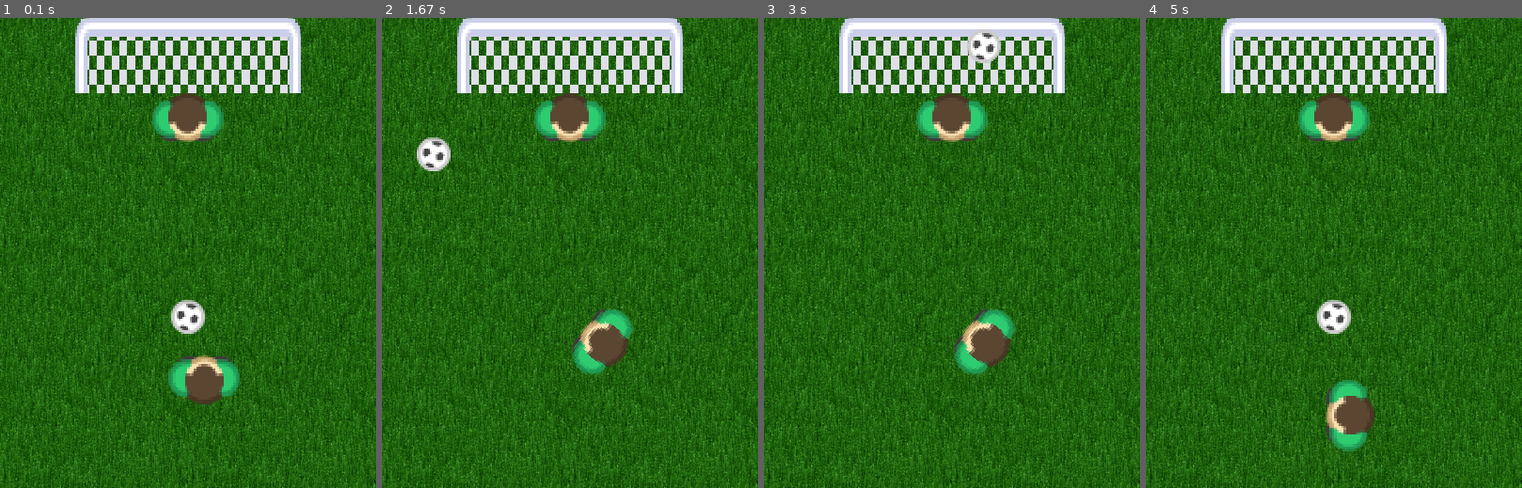
Above: before the commit, frames 1-4 (left to right).
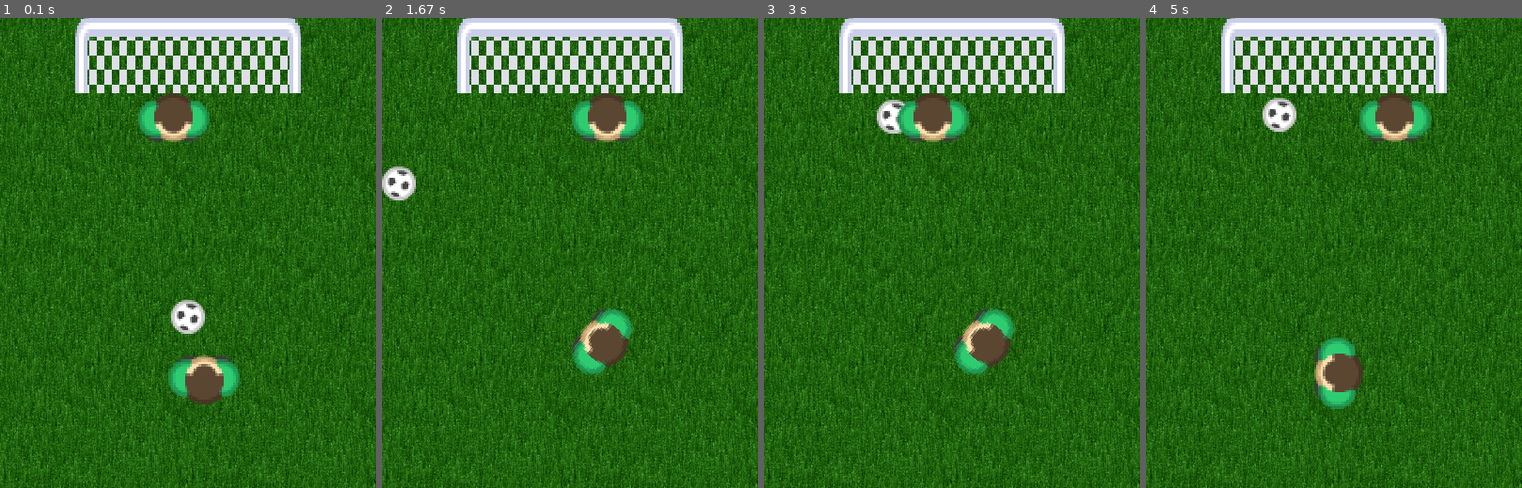
Above: after the commit, the same moments.

Repository: tara-nguyen/PyGame
Game: pygame game, started from MyFirstGameUsingClassesVer2.py
Two runs of this game, one before a commit and one after it. Both use one fixed random seed, a clock stepped at 60 frames per second and the inputs below.
Inputs:
- Up to frame 1 (0.1 s): no input
- Up to frame 2 (1.67 s): hold S 0.33-0.8 s; hold Right 0.33-0.8 s; hold Right 0.83-1.3 s; tap Space at 0.9, 1.2, 1.4 s; tap S at 0.98 s; hold Up 1.33-1.63 s
- Up to frame 3 (3 s): no input
- Up to frame 4 (5 s): hold Down 4.57-4.93 s; tap Space at 4.63 s; hold Left from 4.97 s (still down)

The runs differ from the first frame. In frame 1, 1.6% of the frame differs, in the area x 36-60%, y 16-27%; in frame 2, 3.5%; in frame 3, 2.7%; in frame 4, 6.7%, in the area x 31-76%, y 16-93%.

Commit message:
Add goalkeeper
Last step in [comment on adding goalkeeper](https://github.com/tara-nguyen/pygame-football/issues/1#issuecomment-683351220) in #1

Diff:
--- a/MyFirstGameUsingClassesVer2.py
+++ b/MyFirstGameUsingClassesVer2.py
@@ -1,7 +1,7 @@
 '''This is the main program for the second version of a mini-game of football/
 soccer in PyGame. Compared to the first version, this version adds a goalkeeper.'''
 
-import pygame, sys, random
+import pygame, sys, random, math
 import NonplayerClasses as nonplayer
 import PlayerClasses as player
 
@@ -33,8 +33,7 @@
 goalkeeper.blitBody(rotate=-180)
 striker.blitBody()
 
-# x-coordinates and size of the goal posts
-goalPosts = goal.getPosts()
+goalPosts = goal.getPosts()   # x-coordinates and size of the goal posts
 
 numPlayers = 2   # number of players
 
@@ -70,8 +69,9 @@
             pygame.quit()
             sys.exit()   # prevents getting an error message when quitting the game
 
-    gkHasBall = False
     striker.moved = False
+    ball.inGoal = False
+
     pressedKeys = pygame.key.get_pressed()
     # process keys used for player movements
     pressed, direction, moveType = bg.processMoveKeys(pressedKeys)
@@ -81,13 +81,11 @@
     if pressedKeys[pygame.K_s] == 1:
         # 's' key has been pressed --> player will kick the ball
         goalkeeper.kickBall(ball.getCenterPos(), ball.center, gkLFootIndex)
+        striker.kickBall(ball.getCenterPos(), ball.center, ball.gkCaught,
+                         strikerLFootIndex)
         # The ball will move if the foot touches it.
-        if goalkeeper.touchedBall:   # goalkeeper has the ball
-            gkHasBall = True
-        striker.kickBall(ball.getCenterPos(), ball.center, gkHasBall,
-                         strikerLFootIndex)
         if goalkeeper.touchedBall or striker.touchedBall:
-            # player's current rotation
+            # players' current rotations
             playerRots = goalkeeper.getRotation(), striker.getRotation()
             # midpoint of the line connecting the player's feet at their centers
             feetMidpoints = goalkeeper.getMidpoint(), striker.getMidpoint()
@@ -95,15 +93,58 @@
             minDist = ball.center[1] + striker.bodyCenterStart[1] + \
                       striker.feetOut - 3
             if goalkeeper.touchedBall:   # goalkeeper kicks the ball
-                ball.moveBall(goalkeeper.getBodyAngle(ball.getCenterPos()),
-                              random.uniform(18,22), goalPosts, 2, playerRots,
-                              feetMidpoints, minDist, pressedKeys)
+                # angle (measured in degrees) of the body with respect to the
+                # y-axis pointing down from the ball
+                bodyAngle = goalkeeper.getBodyAngle(ball.getCenterPos())
+                # angle (measured in degrees) at which the ball will move, with
+                # respect to the y-axis pointing up from the current ball center
+                ball.setMovingAngle(random.uniform(bodyAngle-1, bodyAngle+1))
+                # initial step size
+                stepSize = random.uniform(18, 22)
+                ball.setFirstStep(stepSize)
+                ball.moving = True
+                while ball.moving and round(stepSize) > 0:
+                    # move goalkeeper between goal posts
+                    goalkeeper.move(goalPosts)
+                    goalkeeper.updatePlayer(gkLFootIndex, gkBodyIndex)
+                    if ball.checkGoal(goalPosts):   # ball in goal
+                        ball.inGoal = True
+                    ball.move(stepSize, goalPosts, numPlayers, playerRots,
+                              feetMidpoints, minDist)
+                    # new step size
+                    stepSize = math.sqrt(ball.stepX**2+ball.stepY**2)
             else:   # striker kicks the ball
-                ball.moveBall(striker.getBodyAngle(ball.getCenterPos()),
-                              random.uniform(18,22), goalPosts, 2, playerRots,
-                              feetMidpoints, minDist, pressedKeys)
+                # angle (measured in degrees) of the body with respect to the
+                # y-axis pointing down from the ball
+                bodyAngle = striker.getBodyAngle(ball.getCenterPos())
+                # angle (measured in degrees) at which the ball will move, with
+                # respect to the y-axis pointing up from the current ball center
+                ball.setMovingAngle(random.uniform(bodyAngle-1, bodyAngle+1))
+                # initial step size
+                stepSize = random.uniform(18, 22)
+                ball.setFirstStep(stepSize)
+                ball.moving = True
+                while ball.moving and round(stepSize) > 0:
+                    # move goalkeeper between goal posts
+                    goalkeeper.move(goalPosts)
+                    goalkeeper.updatePlayer(gkLFootIndex, gkBodyIndex)
+                    if ball.checkGoal(goalPosts):   # ball in goal
+                        ball.inGoal = True
+                    ball.move(stepSize, goalPosts, numPlayers, playerRots,
+                              feetMidpoints, minDist)
+                    # new step size
+                    stepSize = math.sqrt(ball.stepX**2+ball.stepY**2)
+
+    # If in goal, the ball will be return to its original position after it has
+    # stopped moving.
+    if ball.inGoal:
+        ball.resetBall()
+
+    goalkeeper.move(goalPosts)   # move goalkeeper between goal posts
+    goalkeeper.updatePlayer(gkLFootIndex, gkBodyIndex)   # update player
 
     if striker.moved:
-        # update player position
+        # update player
         striker.updatePlayer(strikerLFootIndex, strikerBodyIndex)
-    bg.updateDisplay()   # update display to show change
+
+    bg.updateDisplay()   # update display to show changes
--- a/NonplayerClasses.py
+++ b/NonplayerClasses.py
@@ -246,7 +246,7 @@
     setMovingAngle, getMovingAngle, getSinCos, setFirstStep, setStep, getStep,
     setVelocity, getVelocity, decrementStep, getExtremes, setFinalStep1,
     setFinalStep2, hitGoalPosts, bounceBack, checkBouncing, hitPlayer,
-    checkGoal, moveBall, resetBall, and updateBall.
+    checkGoal, move, resetBall, and updateBall.
     To get a brief description of each method, use the following syntax:
         <module name as imported>.Ball.<method name>.__doc__'''
     def __init__(self, screenSize):
@@ -254,6 +254,7 @@
         Game.__init__(self, screenSize)   # initialize the parent class
         self.ball = None   # contains nothing
         self.diameter = 36
+        self.gkCaught = False
 
     def load(self, imageName):
         '''This function loads the ball image into PyGame.'''
@@ -470,11 +471,12 @@
         The ball will stop moving if it hits the player from the front, but will
         bounce back if it hits the player from the back.
         numPlayers is the number of players in the game.
-        playerRots is a tuple of the current rotations of the players (angles
-        measured in degrees).
+        playerRots is a tuple of the players' current rotations (angles measured
+        in degrees). The goalkeeper's comes first.
         feetMidpoints is a tuple of the midpoint of the line connecting each
-        player's feet at their centers.
+        player's feet at their centers. Again, the goalkeeper's comes first.
         minDist is the nearest distance to each player that the ball can get.'''
+        self.gkCaught = False   # ball hasn't been caught by the goalkeeper
         for i in range(numPlayers):
             # distance from ball to the midpoint, and angle (measured in
             # degrees) of the ball with respect to the y-axis pointing down
@@ -485,14 +487,15 @@
             # angle just computed
             angleDiff = abs(playerRots[i] - angle)
             if dist <= minDist:
-                if angleDiff >= 100 and angleDiff <= 260:
+                if angleDiff >= 110 and angleDiff <= 250:
                     # ball reaches the front of the player's body
-                    # stop moving
-                    self.stepX = 0
-                    self.stepY = 0
+                    self.setStep(0, 0)   # stop moving
+                    if i == 0:   # the player is the goalkeper
+                        self.gkCaught = True
                 else:
                     # ball reaches the back of the player's body --> bounce back
                     self.bounceBack(random.choice(['x','y']))
+                    print('reached body back')
 
     def checkGoal(self, goalPosts):
         '''This function checks if the player has scored.
@@ -505,62 +508,46 @@
         else:
             return False
 
-    def moveBall(self, bodyAngle, stepSize, goalPosts, numPlayers, playerRots,
-                 feetMidpoints, minDist, pressedKeys):
+    def move(self, stepSize, goalPosts, numPlayers, playerRots, feetMidpoints,
+             minDist):
         '''This function handles ball movements when the ball is kicked.
-        bodyAngle is the angle (measured in degrees) of the body with respect to
-        the y-axis pointing down from the ball.
         goalPosts denotes the x-coordinates and size of the goal posts.
         numPlayers is the number of players in the game.
         playerRots is a tuple of the current rotations of the players (angles
         measured in degrees).
         feetMidpoints is a tuple of the midpoint of the line connecting each
         player's feet at their centers.
-        minDist is the nearest distance to each player that the ball can get.
-        pressedKeys is pygame.key.get_pressed(), which tells us which key has
-        been pressed.'''
-        # angle (measured in degrees) at which the ball will move, with respect
-        # to the y-axis pointing up from the current ball center
-        self.setMovingAngle(random.uniform(bodyAngle-1, bodyAngle+1))
-        self.setFirstStep(stepSize)   # initial step size
-        scored = False
-        while round(stepSize) > 0:
-            self.setVelocity()
-            if self.checkGoal(goalPosts):   # player has scored
-                scored = True
-            # set the size of the final step before the ball reaches either the
-            # screen boundaries or the goal posts
-            self.setFinalStep2(goalPosts)
+        minDist is the nearest distance to each player that the ball can get.'''
+        self.setVelocity()   # ball's velocity
+        # set the size of the final step before the ball reaches either the
+        # screen boundaries or the goal posts
+        self.setFinalStep2(goalPosts)
+        # new coordinates of the ball center
+        self.setCenterPos(self.getCenterPos()[0]-self.stepX,
+                          self.getCenterPos()[1]-self.stepY)
+        # update ball position and update display to show movement
+        self.updateBall()
+        stepX, stepY = self.getStep()   # current step size
+        if self.checkBouncing(goalPosts):
+            # ball bouncing back after hitting either the screen boundaries
+            # or the goal posts
             # new coordinates of the ball center
             self.setCenterPos(self.getCenterPos()[0]-self.stepX,
                               self.getCenterPos()[1]-self.stepY)
             # update ball position and update display to show movement
             self.updateBall()
-            stepX, stepY = self.getStep()   # current step size
-            if self.checkBouncing(goalPosts):
-                # ball bouncing back after hitting either the screen boundaries
-                # or the goal posts
-                # new coordinates of the ball center
-                self.setCenterPos(self.getCenterPos()[0]-self.stepX,
-                                  self.getCenterPos()[1]-self.stepY)
-                # update ball position and update display to show movement
-                self.updateBall()
-            # movement when ball hits player
-            self.hitPlayer(numPlayers, playerRots, feetMidpoints, minDist)
-            if self.stepX == 0 and self.stepY == 0:   # ball has stopped moving
-                break   # get out of while loop
-            elif self.stepX != stepX or self.stepY != stepY:
-                # new coordinates of the ball center
-                self.setCenterPos(self.getCenterPos()[0]-self.stepX,
-                                  self.getCenterPos()[1]-self.stepY)
-                # update ball position and update display to show movement
-                self.updateBall()
+        # movement when ball hits player
+        self.hitPlayer(numPlayers, playerRots, feetMidpoints, minDist)
+        if self.stepX == 0 and self.stepY == 0:   # ball has stopped moving
+            self.moving = False
+        elif self.stepX != stepX or self.stepY != stepY:
+            # new coordinates of the ball center
+            self.setCenterPos(self.getCenterPos()[0]-self.stepX,
+                              self.getCenterPos()[1]-self.stepY)
+            # update ball position and update display to show movement
+            self.updateBall()
+        if self.moving:
             self.decrementStep()   # decrement step size
-            stepSize = math.sqrt(self.stepX**2+self.stepY**2)   # new step size
-        # If the player scores, the ball will be return to its original position
-        # after it has stopped moving.
-        if scored:
-            self.resetBall()
 
     def resetBall(self):
         '''This function puts the ball at its original position after the
--- a/PlayerClasses.py
+++ b/PlayerClasses.py
@@ -14,7 +14,7 @@
     getCenter, setCenterPos, getCenterPos, getMidpoint, getRotation,
     setMovingRotation, getMovingRotation, getBodyAngle, getFootAngle,
     feetToFront, setStep, getDistanceMoved, getDistanceToBall, getSinCos,
-    getEnding, moveAroundBall, moveStraight, moveToBall, move, updatePlayer,
+    getEnding, moveAroundBall, moveStraight, moveToBall, updatePlayer,
     updateFeet, chooseKickingFoot, prepareBallKick, updateKickingFoot, and
     checkBallTouch.
     To get a brief description of each method, use the following syntax:
@@ -64,6 +64,7 @@
         # holder variables for the centers at the start of the program
         self.footCenterStart = self.footCenter
         self.bodyCenterStart = self.bodyCenter
+        print(self.bodyCenterStart)
         # coordinates of the body center at the start of the program
         self.bodyCenterPos = (self.bodyStartPos[0]+self.bodyCenterStart[0],
                               self.bodyStartPos[1]+self.bodyCenterStart[1])
@@ -269,11 +270,11 @@
 
     def moveAroundBall(self, ballCenterPos, direction):
         '''This function rotates both the feet and the body around the ball.
-        ballCenterPos is the coordinates of the ball center.
+        ballCenterPos is the coordinates of the ball's center.
         direction denotes which way the body/foot will move.'''
         self.setStep(10, 10)   # set step size
         # current angle (measured in degrees) of the body with respect to the
-        # y-axis pointing down from the ball
+        # y-axis pointing down from the target
         bodyAngle = self.getBodyAngle(ballCenterPos)
         # rotate body
         newCenterPos, rotate = move.moveCircle(
@@ -327,13 +328,14 @@
                 # player facing the wrong direction
                 self.feetToFront(newCenterPos)   # move feet to front of body
 
-    def moveToBall(self, ballCenterPos, ballCenter):
+    def moveToBall(self, ballCenter, ballCenterPos):
         '''This function moves both the feet and the body toward the ball.
-        ballCenterPos is the coordinates of the ball center.'''
-        # point to which the body will move and the direction the body will
-        # face when it reaches the endpoint (angle measured in degrees)
+        ballCenter is the ball's center and ballCenterPos is its coordinates.'''
+        # point to which the body will move and direction the player will
+        # face when he reaches that point
         endPoint, endAngle = self.getEnding(
-            ballCenterPos, self.bodyCenterStart[1]+self.feetOut+ballCenter[1],
+            ballCenterPos,
+            self.bodyCenterStart[1]+self.feetOut+ballCenter[1],
             self.getBodyAngle(ballCenterPos))
         # move body
         newCenterPos, rotate = move.moveToPoint(
@@ -353,22 +355,11 @@
                               self.getCenterPos()[1][1]+moveY)
             self.feetToFront(endPoint)   # move feet to front of body
 
-    def move(self, moveType, direction, ballCenter, ballCenterPos):
-        '''This function moves the player according to the specified type
-        of movement.
-        ballCenter is the ball center and ballCenterPos is its coordinates.'''
-        if moveType == 'circle':
-            self.moveAroundBall(ballCenterPos, direction)
-        elif moveType == 'straight':
-            self.moveStraight(direction)
-        else:
-            self.moveToBall(ballCenterPos, ballCenter)
-
     def updatePlayer(self, lFootIndex, bodyIndex):
         '''This function updates the positions and rotations of both the body
         and the feet.
         lFootIndex and bodyIndex are the indexes of the left foot and of the
-        body, respectively, in allThings and in allPos.'''
+        body, respectively, in the list of everything on the screen.'''
         moved = (self.lFoot, self.rFoot, self.body,
                  self.footStart, self.footStart, self.bodyStart)
         # new coordinates of the centers of the feet and the body
@@ -495,8 +486,8 @@
             self.touchedBall = False
 
 class Goalkeeper(Player):
-    '''This class is a child class of Player and has two methods: __init__
-    and kickBall.
+    '''This class is a child class of Player and has two methods: __init__,
+    move, and kickBall.
     To get a brief description of each method, use the following syntax:
         <module name as imported>.Goalkeeper.<method name>.__doc__'''
     def __init__(self, screenSize):
@@ -506,6 +497,35 @@
         self.bodyStartPosX = (self.screenWidth - 76) / 2
         self.bodyStartPosY = 80
         self.bodyStartPos = self.bodyStartPosX, self.bodyStartPosY
+        self.movingDirection = random.choice(['l', 'r'])
+
+    def move(self, goalPosts):
+        '''This function makes the goalkeeper move between the goal posts, only
+        stopping when he catches the ball (i.e., when the ball hits the front of
+        his body).
+        goalPosts denotes the x-coordinates and size of the goal posts.'''
+        # player's current rotation (angle measured in degrees)
+        currentRot = self.getRotation()
+        # points to which the player will move
+        lEndPoint = goalPosts[0]+goalPosts[2]+self.getCenter()[1][0]
+        rEndPoint = goalPosts[1]-goalPosts[2]-self.getCenter()[1][0]
+        stepSize = 5
+        if self.movingDirection == 'r':   # playing is moving to the right
+            if self.getCenterPos()[2][0] >= rEndPoint:   # reached right post
+                self.movingDirection = 'l'   # change direction
+                stepSize *= -1   # negative step size
+        else:   # player is moving left
+            stepSize *= -1   # negative step size
+            if self.getCenterPos()[2][0] <= lEndPoint:   # reached left post
+                self.movingDirection = 'r'   # change direction
+                stepSize *= -1   # positive step size
+        # move player
+        self.setCenterPos('body', self.getCenterPos()[2][0]+stepSize,
+                          self.getCenterPos()[2][1])
+        self.setCenterPos('lFoot', self.getCenterPos()[0][0]+stepSize,
+                          self.getCenterPos()[0][1])
+        self.setCenterPos('rFoot', self.getCenterPos()[1][0]+stepSize,
+                          self.getCenterPos()[1][1])
 
     def kickBall(self, ballCenterPos, ballCenter, lFootIndex):
         '''This function moves the foot to kick the ball.
@@ -523,7 +543,7 @@
                                    currentRot, lFootIndex)
 
 class Outfielder(Player):
-    '''This class is a child class of Player and has two methods: __init__
+    '''This class is a child class of Player and has two methods: __init__, move,
     and kickBall.
     To get a brief description of each method, use the following syntax:
         <module name as imported>.Outfielder.<method name>.__doc__'''
@@ -535,6 +555,17 @@
         self.bodyStartPosY = random.uniform(self.screenHeight-150,
                                             self.screenHeight-100)
         self.bodyStartPos = self.bodyStartPosX, self.bodyStartPosY
+
+    def move(self, moveType, direction, ballCenter, ballCenterPos):
+        '''This function moves the striker according to the specified type
+        of movement.
+        ballCenter is the ball's center and ballCenterPos is its coordinates.'''
+        if moveType == 'circle':
+            self.moveAroundBall(ballCenterPos, direction)
+        elif moveType == 'straight':
+            self.moveStraight(direction)
+        else:
+            self.moveToBall(ballCenter, ballCenterPos)
 
     def kickBall(self, ballCenterPos, ballCenter, gkHasBall, lFootIndex):
         '''This function moves the foot to kick the ball.
Not shown, changed: README.md
